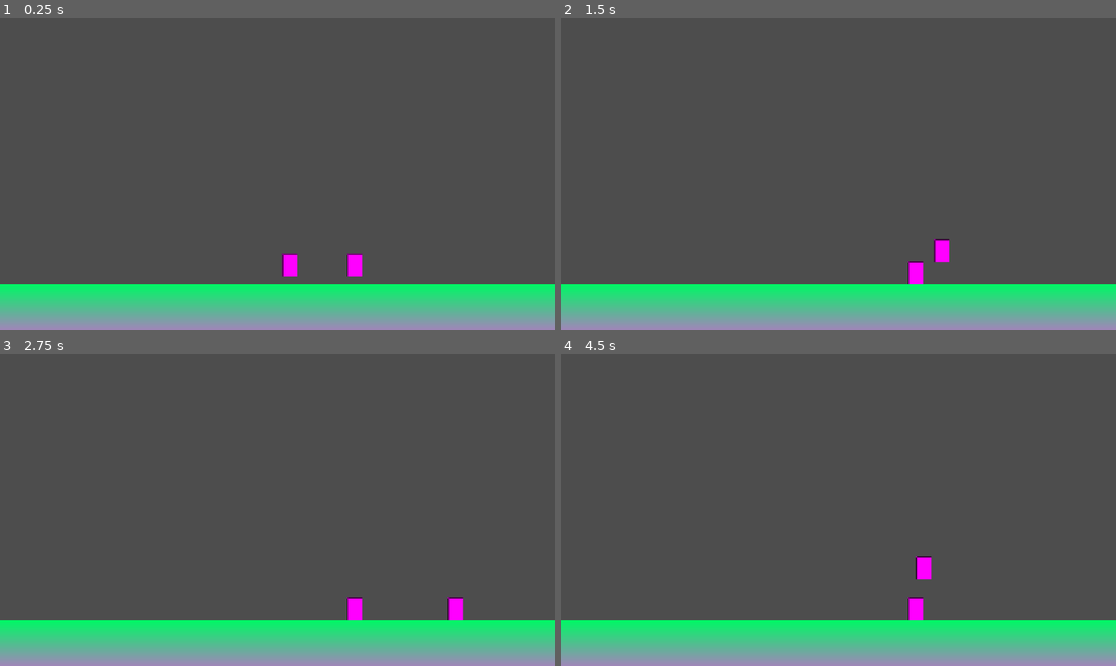
Above: before the commit, frames 1-4 (two rows, left to right).
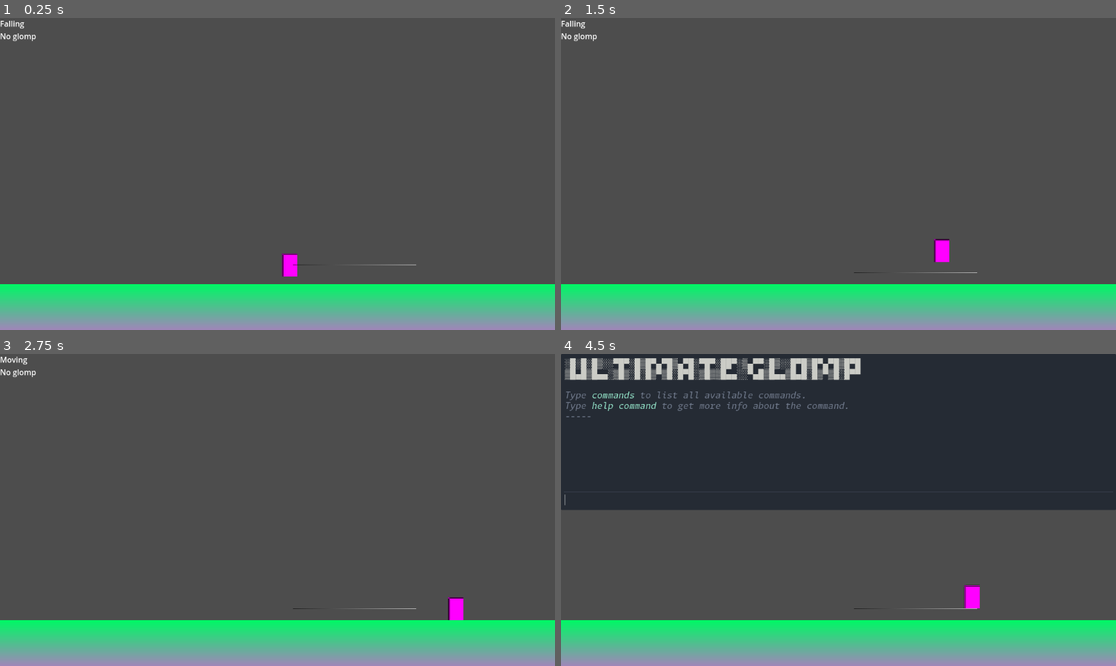
Above: after the commit, the same moments.

Repository: b3e3e3/ultimate-glomp
Game: Godot game, scene res://sandbox.tscn
Same seed, same stepped clock (60 frames per second), same inputs: the game is played once before the commit and once after it.
Inputs (mouse positions are in pixels of both pictures, inside the frame that each line leads up to):
- Up to frame 1 (0.25 s): no input
- Up to frame 2 (1.5 s): tap Enter at 0.5 s; move the mouse to (960, 158) at 0.52 s; hold D (move_right) 0.53-1.28 s; tap E (interact) at 0.6 s; click (960, 158) at 0.67 s; tap W (jump) at 0.77, 1.07 s; tap T at 0.8, 1.35 s; move the mouse to (727, 189) at 1.27 s; hold Down from 1.28 s (still down)
- Up to frame 3 (2.75 s): tap W (jump) at 1.52, 1.55, 1.82, 2.1 s; move the mouse to (333, 441) at 2.02 s; release Down at 2.03 s; hold D (move_right) from 2.03 s (still down); tap E (interact) at 2.3 s
- Up to frame 4 (4.5 s): move the mouse to (810, 572) at 2.77 s; release D (move_right) at 2.78 s; hold Up 2.78-3.53 s; tap E (interact) at 2.85 s; click (810, 572) at 2.92 s; tap W (jump) at 3.02, 3.32, 3.77, 3.8, 4.07 s; tap T at 3.05, 3.6 s; move the mouse to (1005, 556) at 3.52 s; hold A (move_left) from 3.53 s (still down); tap ` (limbo_console_toggle, bound only after the commit) at 4.15 s; move the mouse to (672, 463) at 4.27 s; tap Enter at 4.35 s

The runs differ from the first frame. In frame 1, 0.4% of the frame differs, in the area x 0-75%, y 0-83%; in frame 2, 0.4%; in frame 3, 0.4%; in frame 4, 49%, in the area x 0-100%, y 0-86%.
Error before the commit: Invalid call. Nonexistent function 'drop_glomped_body' in base 'CharacterBody2D (Player)'. (res://character/player/state/falling.gd:34)

Commit message:
half glomp, needs to be reworked

Diff:
--- a/character/character.gd
+++ b/character/character.gd
@@ -8,6 +8,8 @@
 
 var gravity_enabled: bool = true
 var move_enabled: bool = true
+
+@onready var collision_shape: CollisionShape2D = $CollisionShape2D
 
 func _physics_process(delta: float) -> void:
 	if gravity_enabled:
@@ -35,5 +37,8 @@
 func jump(force: float = JUMP_VELOCITY) -> void:
 	velocity.y = force
 
-func can_jump() -> bool:
+func is_landed() -> bool:
 	return is_on_floor() or velocity.y == 0
+
+func is_moving() -> bool:
+	return velocity.x != 0
--- a/character/player/player.gd
+++ b/character/player/player.gd
@@ -1,6 +1,36 @@
 class_name Player extends Character
 
+signal glomped(body: PhysicsBody2D)
+signal unglomped(body: PhysicsBody2D)
+
 var glomped_body: Node2D
+
+# func jump(force: float = JUMP_VELOCITY) -> void:
+# 	if glomped_body and get_parent() == glomped_body:
+# 		glomped_body.remove_child(self)
+# 		glomped_body.reparent(self)
+
+# 	super.jump(force)
+
+# func move(dir: float, accel: float = ACCEL_SPEED, speed: float = SPEED) -> void:
+# 	if glomped_body and glomped_body.has_method(&"move"):
+# 		glomped_body.call(&"move", dir, accel, speed)
+# 		return
+
+# 	super.move(dir, accel, speed)
+
+# func is_moving() -> bool:
+# 	if glomped_body and glomped_body.has_method(&"is_moving"):
+# 		return glomped_body.call(&"is_moving")
+# 	return super.is_moving()
+
+# func _physics_process(delta: float) -> void:
+# 	if glomped_body and is_landed():
+# 		if is_landed() and glomped_body.get_parent() == self:
+# 			remove_child(glomped_body)
+# 			reparent(glomped_body)
+
+# 	super._physics_process(delta)
 
 func get_horizontal_input() -> float:
 	return Input.get_axis(&"move_left", &"move_right")
@@ -12,32 +42,48 @@
 	return $GlompArea.get_overlapping_bodies()
 
 func glomp_on(body: PhysicsBody2D) -> void:
+	# acquire glomped body
 	assert(body.is_in_group(&"Glompable"))
-
 	glomped_body = body
 
+	# halt movement so when it is resumed, force is not carried over
 	velocity = Vector2.ZERO
-	disable_collision()
 
-	reparent.call_deferred(body)
-	set_deferred(&'global_position', body.get_node(^"GlompPoint").global_position)
+	# move the player body to the glomped body's glomp point
+	global_position = body.get_node(^"GlompPoint").global_position
 
-func un_glomp(offset_position: bool = true) -> void:
-	reparent.call_deferred(glomped_body.get_parent()) # TODO: find a better parent?
+	# disable our collision shape
+	# collision_shape.disabled = true
 
-	if offset_position:
-		var dist := 64.0
+	# reparent player to glomped body
+	reparent(body)
 
-		if glomped_body:
-			var player_rect: Rect2 = $CollisionShape2D.shape.get_rect()
-			var glomp_rect: Rect2 = $GlompArea/CollisionShape2D.shape.get_rect()
-			var body_rect: Rect2 = glomped_body.get_node(^"CollisionShape2D").shape.get_rect()
+	# disable processing to prevent movement
+	body.process_mode = Node.PROCESS_MODE_DISABLED
 
-			dist = body_rect.position.distance_to(glomp_rect.position) + player_rect.size.y / 2
-		else:
-			push_warning("No glomped body to unglomp")
+	glomped.emit(body)
 
-		global_position += Vector2.UP * dist
+func un_glomp() -> void:
+	# # move the glomped body back into the world
+	reparent(glomped_body.get_parent()) # TODO: find a better parent?
 
+	# # default distance
+	var dist := 64.0
+
+	# # calculate distance between player and glomped body to decide how far to send the player up
+	if glomped_body:
+		var player_rect: Rect2 = collision_shape.shape.get_rect()
+		var body_rect: Rect2 = glomped_body.get_node(^"CollisionShape2D").shape.get_rect()
+
+		dist = body_rect.position.distance_to(player_rect.position) + player_rect.size.y / 2
+	else: push_warning("No glomped body to unglomp")
+
+	# apply distance to player position
+	global_position += Vector2.UP * dist
+
+	# resume processing
+	glomped_body.process_mode = Node.PROCESS_MODE_INHERIT
+
+	# remove glomped body
+	unglomped.emit(glomped_body)
 	glomped_body = null
-	enable_collision()
--- a/character/player/state/_player_state.gd
+++ b/character/player/state/_player_state.gd
@@ -8,12 +8,18 @@
 	player = character as Player
 	assert(player != null, "The PlayerState state type must be used only in the player scene. It needs the owner to be a Player node.")
 
+func on_update(_delta: float) -> void:
+	var l: Label = player.get_node(^"CanvasLayer/Label")
+	l.text = player.get_node(^"StateMachine").state.name + '\n'
+	l.text += player.glomped_body.name as String if player.glomped_body else "No glomp"
+
+	super.on_update(_delta)
 
 func check_for_moving() -> bool:
-	return character.get_horizontal_input() or character.velocity.x != 0
+	return character.get_horizontal_input() or character.is_moving()
 
 func check_for_jumping() -> bool:
-	return character.get_jump_input() and character.can_jump()
+	return character.get_jump_input() and character.is_landed()
 
 func check_for_glomping() -> bool:
 	return player.glomped_body or not player.get_glomped_bodies().is_empty()
--- a/character/player/state/falling.gd
+++ b/character/player/state/falling.gd
@@ -28,9 +28,5 @@
 
 	if check_for_landing():
 		goto(idle_state)
-	elif check_for_glomping():
-		goto(glomping_state)
-	elif Input.is_action_just_pressed(&"interact"):
-		player.drop_glomped_body()
 	elif check_for_moving():
 		player.move(hor, _accel, _speed)
--- a/character/player/state/glomping.gd
+++ b/character/player/state/glomping.gd
@@ -3,28 +3,31 @@
 @onready var idle_state: State = $"../Idle"
 @onready var jumping_state: State = $"../Jumping"
 
+var is_jumping := false
+
 func on_enter(_previous_state: State, _data := {}) -> void:
-	player.gravity_enabled = false
-	player.move_enabled = false
-
 	if not player.glomped_body:
 		var bodies := player.get_glomped_bodies()
-		print("Glomped bodies", bodies)
 
 		if not bodies.is_empty():
 			player.glomp_on(bodies[0])
 		else:
 			goto(idle_state)
 
+	player.velocity = Vector2.ZERO
+	player.process_mode = Node.PROCESS_MODE_DISABLED
+
 
 func on_physics_update(_delta: float) -> void:
 	if check_for_jumping():
-		goto(jumping_state)
-		# player.carry_glomped_body()
-		#, {
-		# 	&"air_move_speed": 100000.0,
-		# 	&"air_accel_speed": 100000.0,
-		# })
+		if player.glomped_body:
+			goto(jumping_state,
+			# {
+			# 	&"air_move_speed": 100000.0,
+			# 	&"air_accel_speed": 100000.0,
+			# }
+			)
 
 func on_exit() -> void:
+	player.process_mode = Node.PROCESS_MODE_INHERIT
 	player.un_glomp()
--- a/character/state/_character_state.gd
+++ b/character/state/_character_state.gd
@@ -11,4 +11,4 @@
 	return not character.is_on_floor()
 
 func check_for_landing() -> bool:
-	return character.is_on_floor()
+	return character.is_on_floor() or character.is_landed()
--- /dev/null
+++ b/player_controller.gd
@@ -0,0 +1,11 @@
+extends Node
+
+
+# Called when the node enters the scene tree for the first time.
+func _ready() -> void:
+	pass # Replace with function body.
+
+
+# Called every frame. 'delta' is the elapsed time since the previous frame.
+func _process(delta: float) -> void:
+	pass
--- a/project.godot
+++ b/project.godot
@@ -18,10 +18,11 @@
 [autoload]
 
 Global="*res://global.gd"
+LimboConsole="*res://addons/limbo_console/limbo_console.gd"
 
 [editor_plugins]
 
-enabled=PackedStringArray()
+enabled=PackedStringArray("res://addons/limbo_console/plugin.cfg")
 
 [input]
 
@@ -60,6 +61,21 @@
 "events": [Object(InputEventKey,"resource_local_to_scene":false,"resource_name":"","device":-1,"window_id":0,"alt_press …(191 unchanged characters)…
 ]
 }
+limbo_console_toggle={
+"deadzone": 0.5,
+"events": [Object(InputEventKey,"resource_local_to_scene":false,"resource_name":"","device":0,"window_id":0,"alt_pressed":false,"shift_pressed":false,"ctrl_pressed":false,"meta_pressed":false,"pressed":false,"keycode":96,"physical_keycode":0,"key_label":0,"unicode":0,"location":0,"echo":false,"script":null)
+]
+}
+limbo_auto_complete_reverse={
+"deadzone": 0.5,
+"events": [Object(InputEventKey,"resource_local_to_scene":false,"resource_name":"","device":0,"window_id":0,"alt_pressed":false,"shift_pressed":true,"ctrl_pressed":false,"meta_pressed":false,"pressed":false,"keycode":4194306,"physical_keycode":0,"key_label":0,"unicode":0,"location":0,"echo":false,"script":null)
+]
+}
+limbo_console_search_history={
+"deadzone": 0.5,
+"events": [Object(InputEventKey,"resource_local_to_scene":false,"resource_name":"","device":0,"window_id":0,"alt_pressed":false,"shift_pressed":false,"ctrl_pressed":true,"meta_pressed":false,"pressed":false,"keycode":82,"physical_keycode":0,"key_label":0,"unicode":0,"location":0,"echo":false,"script":null)
+]
+}
 
 [layer_names]
 
--- a/sandbox.tscn
+++ b/sandbox.tscn
@@ -1,7 +1,7 @@
-[gd_scene load_steps=9 format=3 uid="uid://clwraaxyoly0o"]
+[gd_scene load_steps=10 format=3 uid="uid://clwraaxyoly0o"]
 
 [ext_resource type="PackedScene" uid="uid://c1wv0ies7lixs" path="res://player.tscn" id="1_cojph"]
-[ext_resource type="Script" uid="uid://bt0fbp0l6xn61" path="res://character/player/player.gd" id="2_p7lbm"]
+[ext_resource type="Script" uid="uid://ctivwyfwka2ys" path="res://player_controller.gd" id="1_p7lbm"]
 [ext_resource type="Script" uid="uid://dccbvvcfrufu" path="res://character/enemy/enemy.gd" id="3_rvmsc"]
 
 [sub_resource type="RectangleShape2D" id="RectangleShape2D_3h184"]
@@ -15,13 +15,18 @@
 width = 102
 height = 2000
 
-[sub_resource type="PlaceholderTexture2D" id="PlaceholderTexture2D_cojph"]
-size = Vector2(32, 48)
+[sub_resource type="Gradient" id="Gradient_p7lbm"]
+
+[sub_resource type="GradientTexture1D" id="GradientTexture1D_rvmsc"]
+gradient = SubResource("Gradient_p7lbm")
 
 [sub_resource type="RectangleShape2D" id="RectangleShape2D_p7lbm"]
 size = Vector2(32, 48)
 
 [node name="Node2D" type="Node2D"]
+
+[node name="PlayerController" type="Node" parent="."]
+script = ExtResource("1_p7lbm")
 
 [node name="StaticBody2D" type="StaticBody2D" parent="."]
 position = Vector2(601, 604)
@@ -36,7 +41,12 @@
 
 [node name="Player" parent="." instance=ExtResource("1_cojph")]
 position = Vector2(601, 484)
-script = ExtResource("2_p7lbm")
+
+[node name="CanvasLayer" type="CanvasLayer" parent="Player"]
+
+[node name="Label" type="Label" parent="Player/CanvasLayer"]
+offset_right = 40.0
+offset_bottom = 23.0
 
 [node name="Enemy" type="CharacterBody2D" parent="." groups=["Glompable"]]
 position = Vector2(736, 484)
@@ -46,10 +56,11 @@
 metadata/_edit_group_ = true
 
 [node name="Sprite2D" type="Sprite2D" parent="Enemy"]
-texture = SubResource("PlaceholderTexture2D_cojph")
+texture = SubResource("GradientTexture1D_rvmsc")
 
 [node name="CollisionShape2D" type="CollisionShape2D" parent="Enemy"]
 shape = SubResource("RectangleShape2D_p7lbm")
 
 [node name="GlompPoint" type="Node2D" parent="Enemy"]
 position = Vector2(0, -24)
+metadata/glomp_protected = true
--- a/states/state_machine.gd
+++ b/states/state_machine.gd
@@ -9,6 +9,8 @@
 	# Give every state a reference to the state machine.
 	for state_node: State in find_children("*", "State"):
 		state_node.finished.connect(__transition_to_next_state)
+
+	process_mode = Node.PROCESS_MODE_ALWAYS
 
 	# State machines usually access data from the root node of the scene they're part of: the owner.
 	# We wait for the owner to be ready to guarantee all the data and nodes the states may need are available.
@@ -26,7 +28,7 @@
 
 func __transition_to_next_state(target_state: State, data: Dictionary = {}) -> void:
 	assert(target_state != null, owner.name + ": Trying to transition to state " + target_state.name + " but it does not exist.")
-	print("Going from state " + state.name + " to state " + target_state.name)
+	# LimboConsole.info("[%s] State %s -> %s" % [owner.name, state.name, target_state.name])
 	var previous_state := state
 	state.on_exit()
 	state = target_state
--- /dev/null
+++ b/test_scene.gd
@@ -0,0 +1,31 @@
+extends Node2D
+
+func _ready():
+	print("Test scene loaded. GameConsole should be available.")
+	print("Press F12 or Ctrl+` to open the debug console")
+	print("Try commands like: fps, nodes, pause, timescale 2.0")
+	print("Or run: test to execute comprehensive test suite")
+
+func _input(event):
+	if event is InputEventKey and event.pressed:
+		if event.keycode == KEY_F1:
+			print("F1 pressed - this should not interfere with console")
+		elif event.keycode == KEY_F2:
+			print("F2 pressed - this should not interfere with console")
+		elif event.keycode == KEY_T and event.ctrl_pressed:
+			_run_comprehensive_tests()
+
+func _run_comprehensive_tests():
+	print("\n =========================")
+	print("RUNNING COMPREHENSIVE DEBUG CONSOLE TEST SUITE")
+	print("=========================")
+
+	var test_framework = TestFramework.new()
+	test_framework.run_all_tests()
+
+	print("\n =========================")
+	print("TEST SUITE COMPLETED")
+	print("=========================")
+
+	# Cleanup
+	test_framework.queue_free()
--- /dev/null
+++ b/test_scene.tscn
@@ -0,0 +1,17 @@
+[gd_scene load_steps=2 format=3 uid="uid://bqxvj6y5n8q8p"]
+
+[ext_resource type="Script" uid="uid://qvr7jcca1gd6" path="res://test_scene.gd" id="1_0"]
+
+[node name="TestScene" type="Node2D"]
+script = ExtResource("1_0")
+
+[node name="Label" type="Label" parent="."]
+offset_left = 100.0
+offset_top = 100.0
+offset_right = 500.0
+offset_bottom = 200.0
+text = "GameConsole Test Scene
+Press F12 or Ctrl+` to open the debug console
+Press F12 or Esc to close it"
+horizontal_alignment = 1
+vertical_alignment = 1
Not shown, added: player_controller.gd.uid
Not shown, added: test_scene.gd.uid
